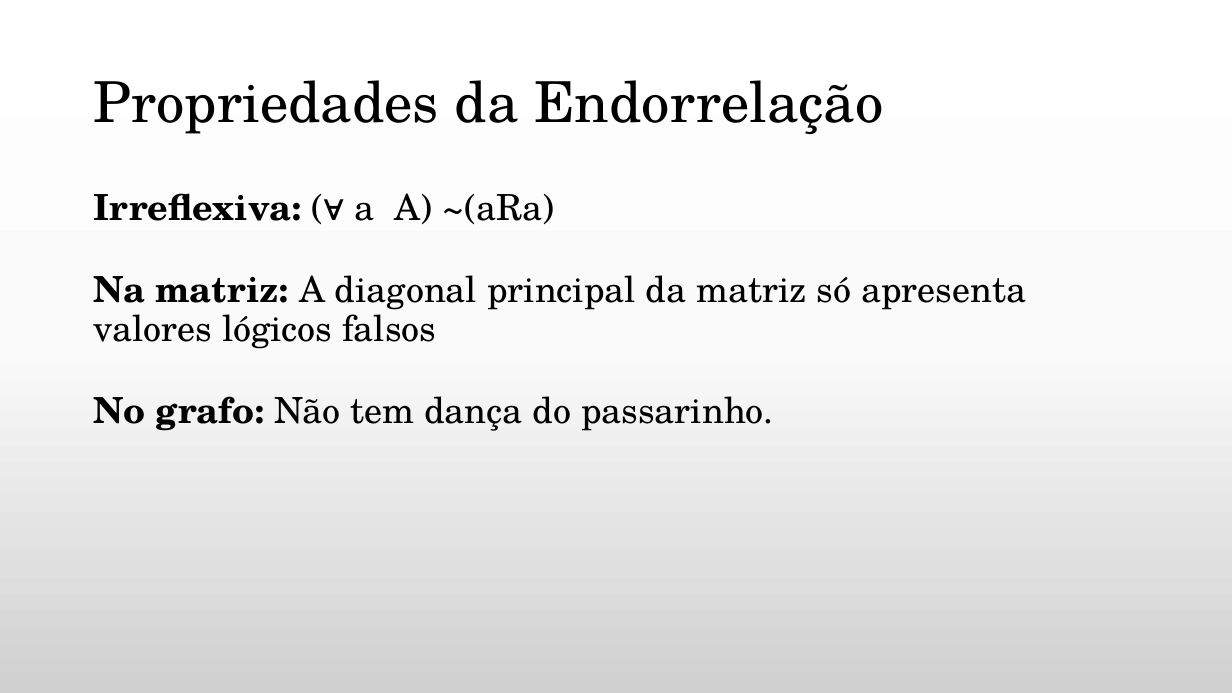
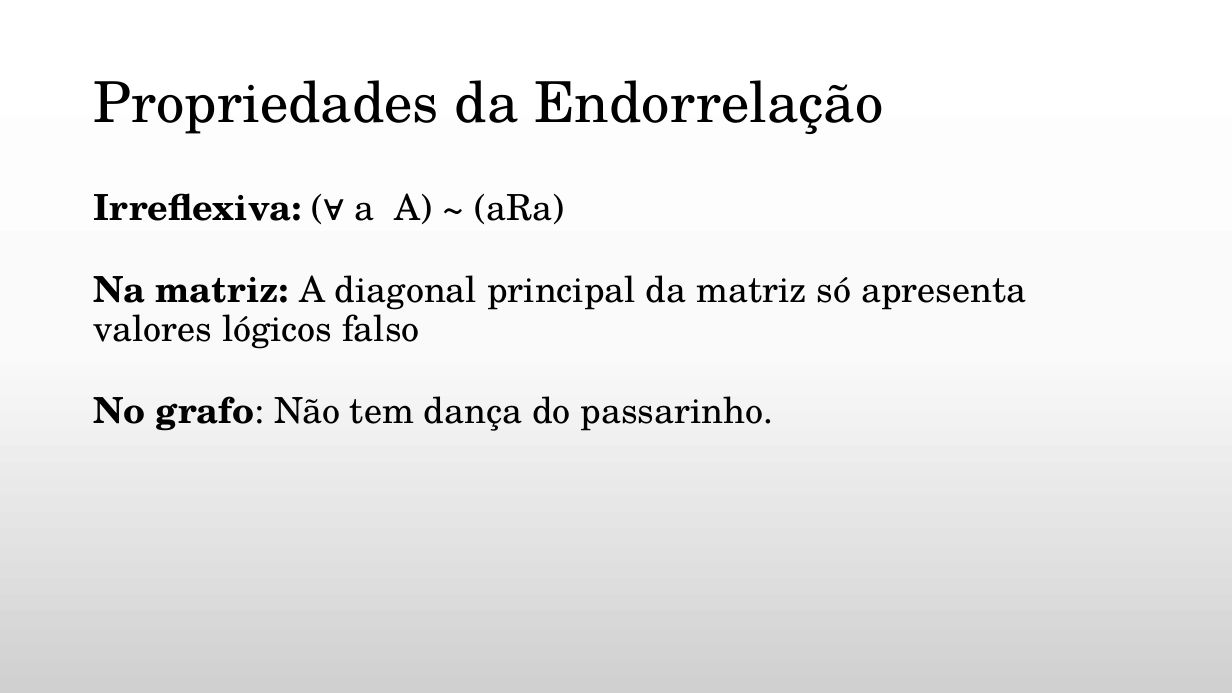
Before and after one commit to daniellygj/Fatec, a slide deck: slide 22 of 1º semestre/Revisões by danny/Revisão de Matemática Discreta.pptx. Drawn at 1232x693 pixels with LibreOffice and Linux fonts; fonts in the diff are those of the drawing; background and template pictures are left out. Boxes give left, top, right and bottom in pixels: in the first picture for what was removed or moved away, otherwise in the second. Text is boxed around its words. In the diff, an @@ line names an element or a change of style, - is before the commit and + after.

```diff
--- a/1º semestre/Revisões by danny/Revisão de Matemática Discreta.pptx
+++ b/1º semestre/Revisões by danny/Revisão de Matemática Discreta.pptx
@@ text at [94, 193, 1026, 349]: text changed @@
-Irreflexiva: (∀ a A) ~(aRa)
-Na matriz: A diagonal principal da matriz só apresenta valores lógicos falsos
+Irreflexiva: (∀ a A) ~ (aRa)
+Na matriz: A diagonal principal da matriz só apresenta valores lógicos falso
@@ text at [94, 396, 774, 431]: bold off in "grafo:" @@
```
Also in this commit, not shown: 12 other slides changed.
